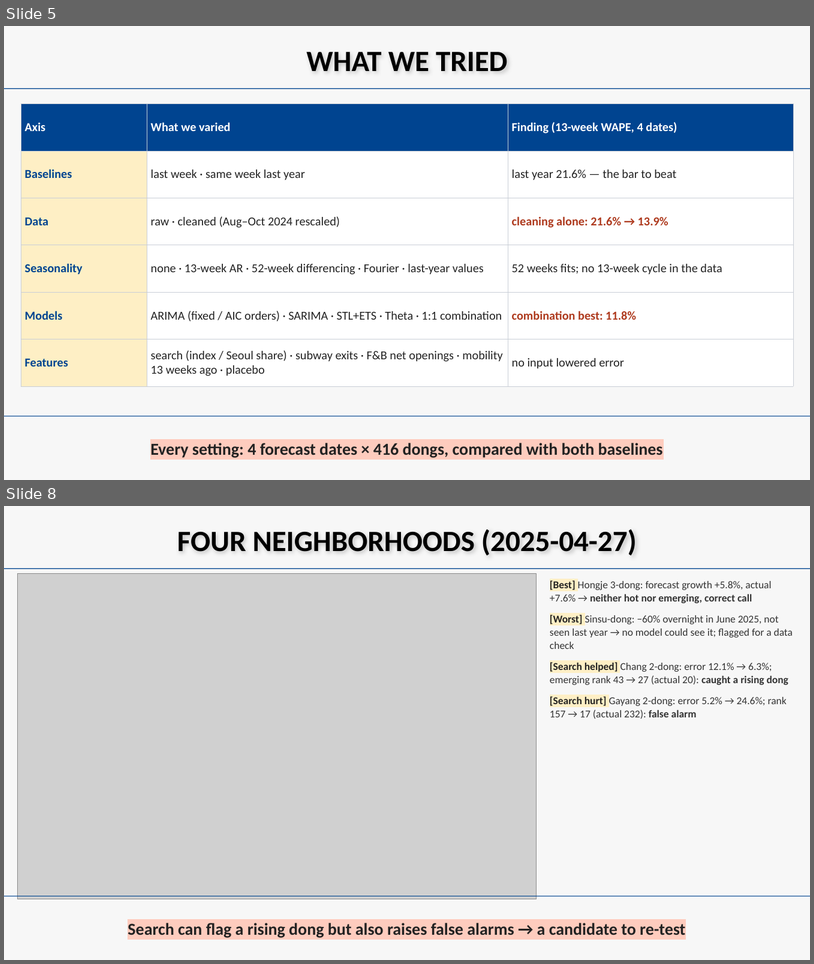
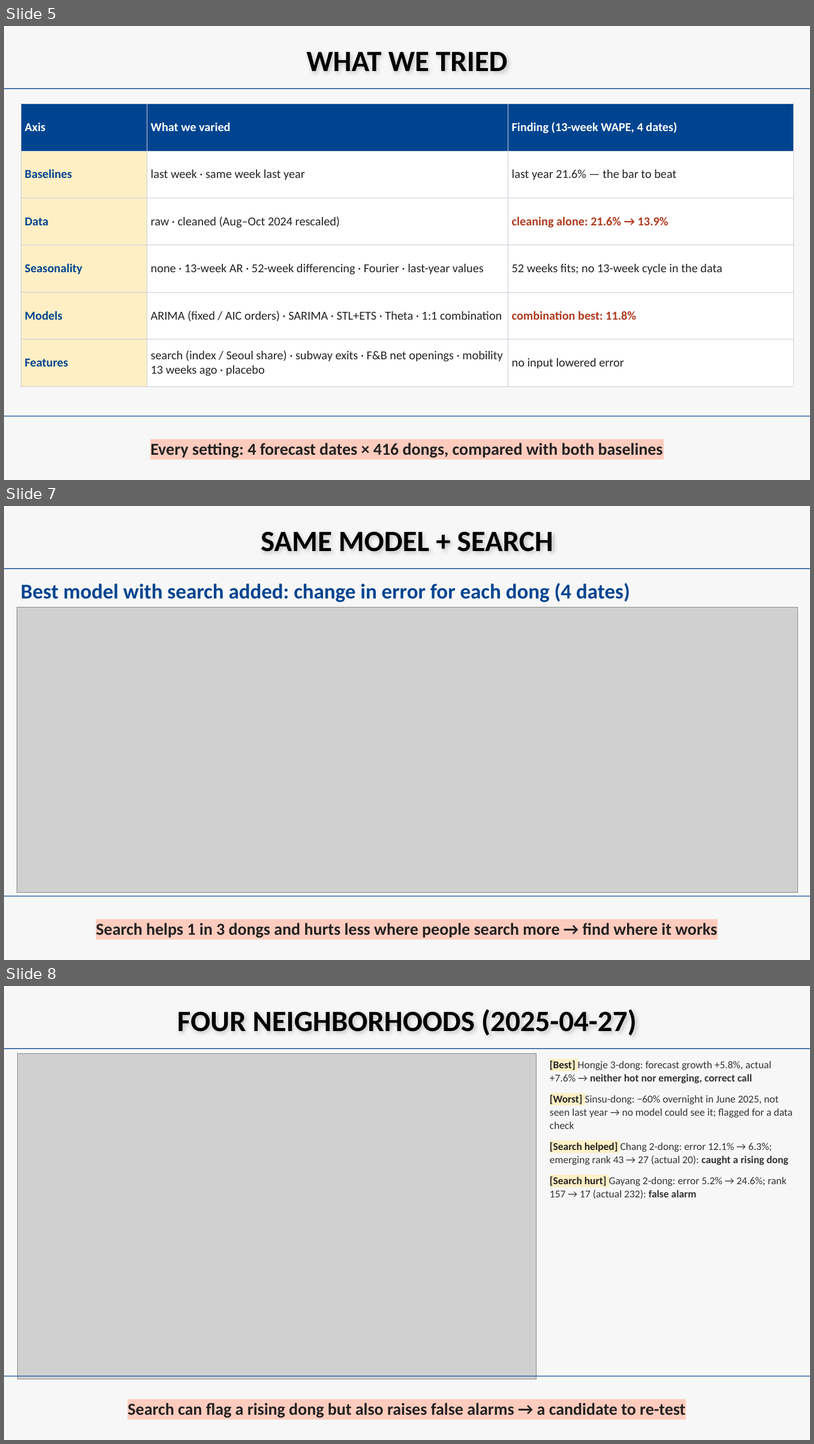
Before and after one commit to beblack127/HEAT, a slide deck: reports/gt_midterm/slides/HEAT_midterm.pptx. Shown one above the other, each under a label of ours: slides 5 and 8 before the commit, slides 5, 7 and 8 after it; the slides between them are not shown. The pictures are 814x964 and 814x1444 pixels, drawn with LibreOffice and Linux fonts; fonts in the diff are those of the drawing; grey boxes stand for pictures. Boxes give left, top, right and bottom in pixels: in the first picture for what was removed or moved away, otherwise in the second. Text is boxed around its words. In the diff, an @@ line names an element or a change of style, - is before the commit and + after.

```diff
--- a/reports/gt_midterm/slides/HEAT_midterm.pptx
+++ b/reports/gt_midterm/slides/HEAT_midterm.pptx
@@ slide 7 added at (x1=4, y1=506, x2=810, y2=960), background #F7F7F7 @@
@@ text added at (x1=261, y1=532, x2=554, y2=552), 52.5 pt, text #000000, bold @@
+SAME MODEL + SEARCH
@@ line added from (4, 568) to (810, 568), #004490 1.25 pt @@
@@ text added at (x1=21, y1=583, x2=630, y2=602), 37.5 pt, text #004490, bold @@
+Best model with search added: change in error for each dong (4 dates)
@@ picture added at (x1=17, y1=607, x2=798, y2=892) @@
@@ line added from (4, 896) to (810, 896), #004490 1.25 pt @@
@@ text added at (x1=96, y1=922, x2=717, y2=937), 30 pt, text #222222, bold @@
+Search helps 1 in 3 dongs and hurts less where people search more → find where it works
```
Also in this commit, not shown: 1 slide changed, 1 slide removed, 23 other files.
